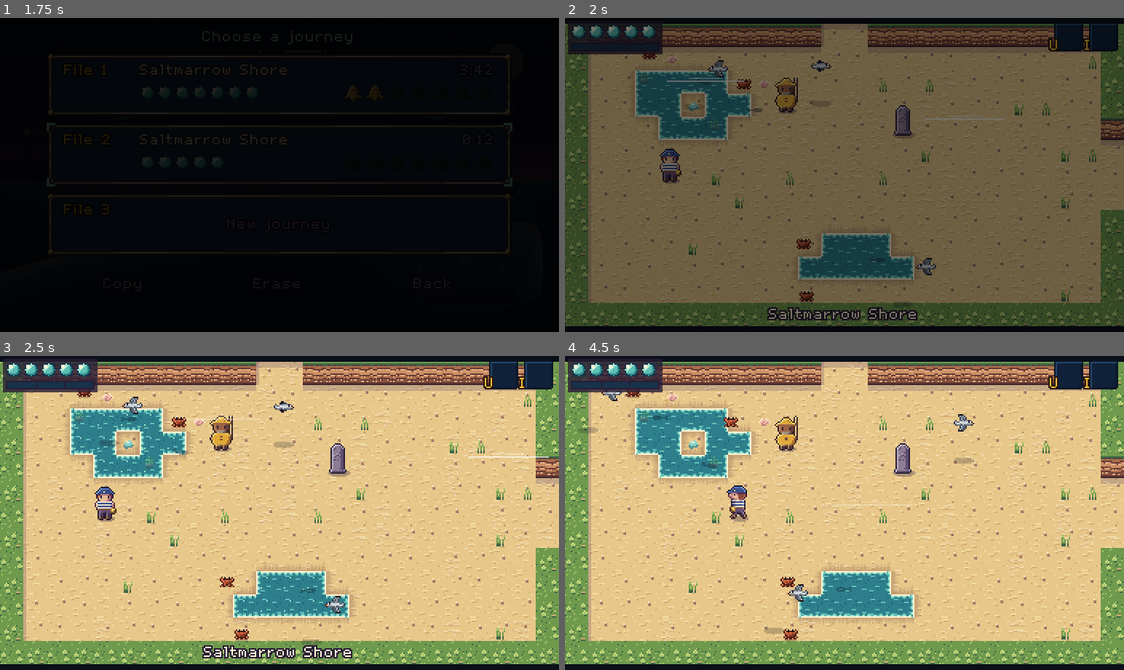
Above: before the commit, frames 1-4 (two rows, left to right).
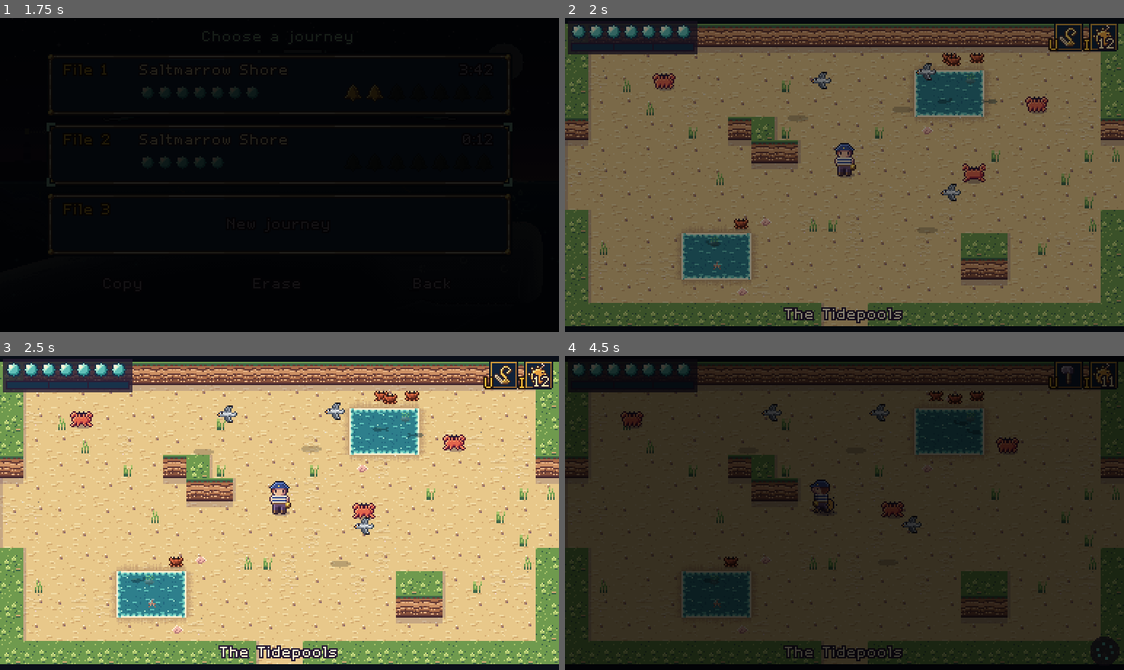
Above: after the commit, the same moments.

Repository: ashciraulo/Leviathan
Game: Godot game, scene res://tests/menu_screenshots.tscn
Two runs of this game, one before a commit and one after it. Both use one fixed random seed, a clock stepped at 60 frames per second and the inputs below. This scene is started directly instead of the project's main scene.
Inputs (mouse positions are in pixels of both pictures, inside the frame that each line leads up to):
- Up to frame 1 (1.75 s): tap Enter (ui_accept) at 0.5, 0.77, 1.07 s; move the mouse to (402, 159) at 0.52 s; hold D (move_right) 0.53-1.25 s; hold J (attack) 0.53-1.25 s; click (402, 159) at 0.67 s; click "~ Continue ~" at 1.25 s
- Up to frame 2 (2 s): no input
- Up to frame 3 (2.5 s): drag from (167, 528) to (128, 443) at 2.02 s
- Up to frame 4 (4.5 s): move the mouse to (900, 443) at 2.77 s; hold D (move_right) 2.78-3.5 s; hold K (interact) 2.78-3.5 s; drag from (816, 575) to (900, 465) at 3.52 s; move the mouse to (1012, 560) at 4.27 s; hold A (move_left) from 4.28 s (still down); hold I (item_2) from 4.28 s (still down)

Frame 1 is identical in both runs. In frame 2, 24% of the frame differs, in the area x 0-100%, y 1-99%; in frame 3, 40%; in frame 4, 96%, in the area x 0-100%, y 0-99%.

Commit message:
Loading screen: Leviathan's own splash and loading bar instead of Godot's
Desktop builds and the web page showed Godot's logo on grey while the game
loaded. The boot splash is now the Leviathan logo on the night colour, drawn
crisp (no filter), and the web page's loading bar takes the game's colours
(web/loading.html, injected by tools/web_head.py). The menu screenshot of the
title now waits for the menu to finish surfacing instead of a fixed second.

Co-Authored-By: Claude Opus 5.5 <noreply@anthropic.com>
Claude-Session: https://claude.ai/code/session_01UYEn5XNFqF3kHpJE79NMXE

Diff:
--- a/project.godot
+++ b/project.godot
@@ -12,6 +12,9 @@
 run/main_scene.perf="res://tests/web_perf.tscn"
 config/features=PackedStringArray("4.7", "GL Compatibility")
 config/icon="res://icon.svg"
+boot_splash/bg_color=Color(0.078, 0.063, 0.133, 1)
+boot_splash/image="res://assets/ui/boot_splash.png"
+boot_splash/use_filter=false
 
 [autoload]
 
--- a/tests/menu_screenshots.gd
+++ b/tests/menu_screenshots.gd
@@ -31,7 +31,12 @@
 	# Title, then the file select with one new file, a copy, and an empty one.
 	var title: Control = (load("res://scenes/title.tscn") as PackedScene).instantiate()
 	add_child(title)
-	await _wait(1.6)
+	# Wait for the menu to finish surfacing: a button has focus then.
+	for i in 100:
+		if get_viewport().gui_get_focus_owner() != null:
+			break
+		await _wait(0.1)
+	await _wait(0.2)
 	await _capture("30_title_menu")
 	GameState.reset_new_game()
 	GameState.play_time = 760.0
Binary file added: assets/ui/boot_splash.png
Not shown, added: assets/ui/boot_splash.png.import
Not shown, changed: export_presets.cfg
